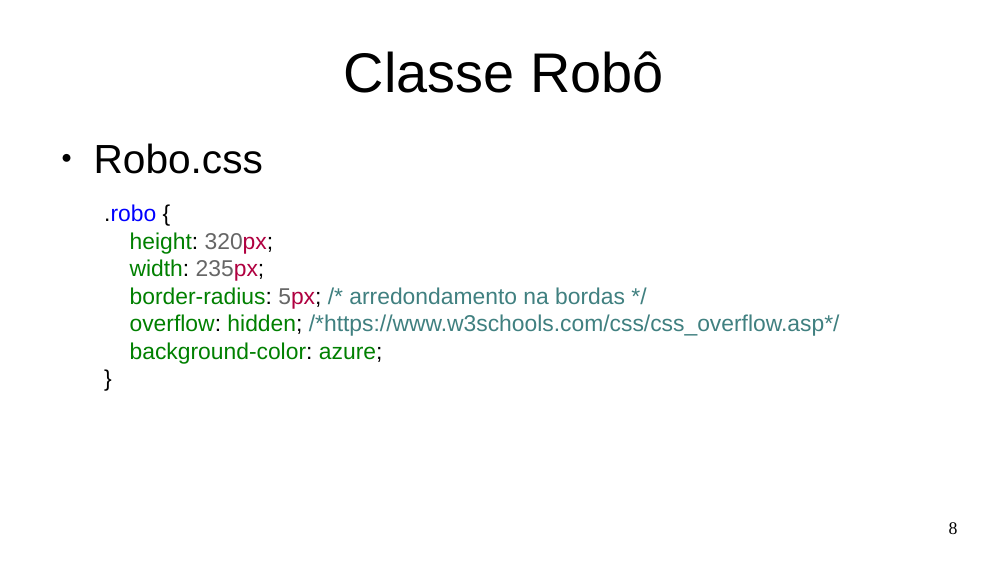
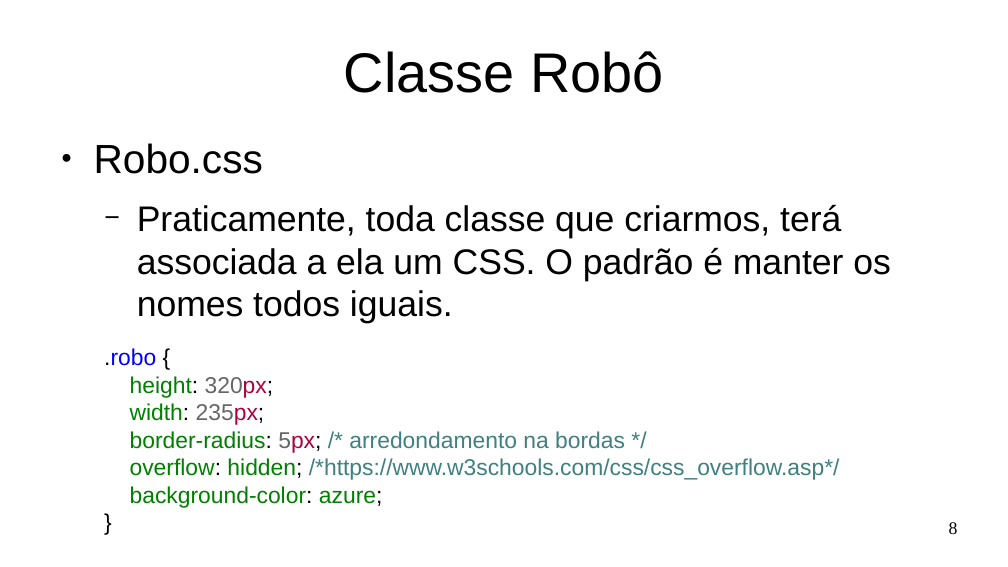
Before and after one commit to Marques-Dev/WEB_2020-1, a slide deck: slide 8 of SLIDES/aula02.odp. Drawn at 1008x567 pixels with LibreOffice and Linux fonts; fonts in the diff are those of the drawing. Boxes give left, top, right and bottom in pixels: in the first picture for what was removed or moved away, otherwise in the second. Text is boxed around its words. In the diff, an @@ line names an element or a change of style, - is before the commit and + after.

Commit message:
robo calculadora

```diff
--- a/SLIDES/aula02.odp
+++ b/SLIDES/aula02.odp
@@ text at box(137, 204, 891, 324): paragraph added @@
+  − Praticamente, toda classe que criarmos, terá associada a ela um CSS. O padrão é manter os nomes todos iguais.
@@ text ".robo {": place and size @@
-text ".robo {" at box(104, 204, 840, 364)
+text ".robo {" at box(104, 348, 840, 508)
```
Also in this commit, not shown: 14 other slides changed, 1 slide added, 1 slide removed, 3 other files.
